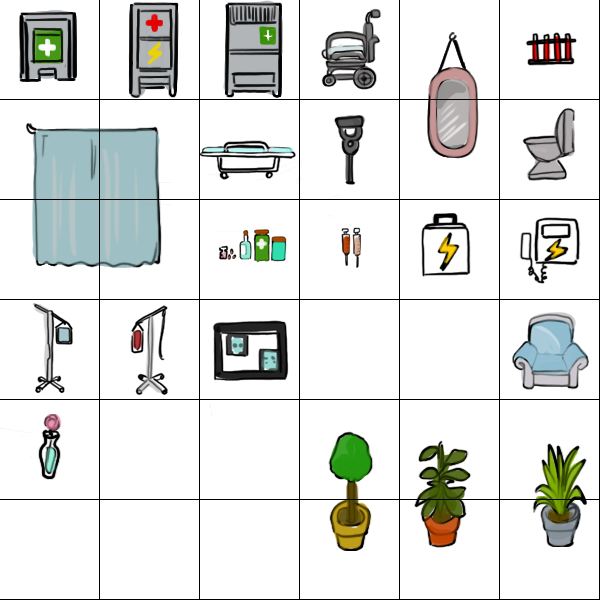
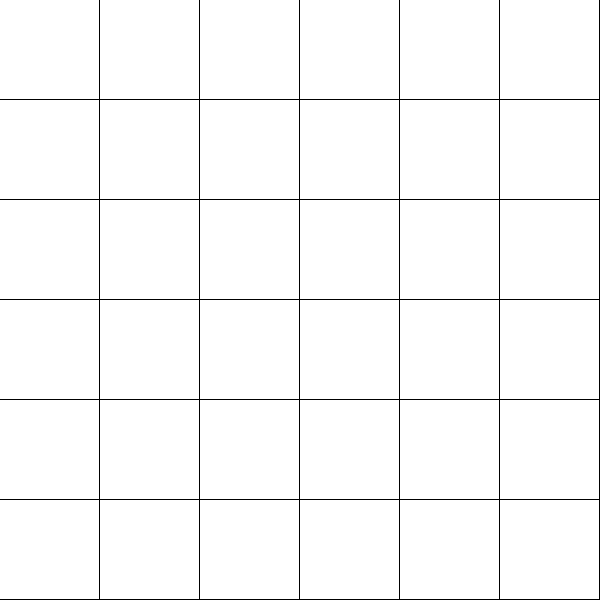
The second 600x600 image is a revision of the first. Changes to its layers:
hid group "Groupe 1" (1 layers) over [left=0, top=0, right=599, bottom=551]
hid "Layer 6" over [left=0, top=0, right=599, bottom=551]
